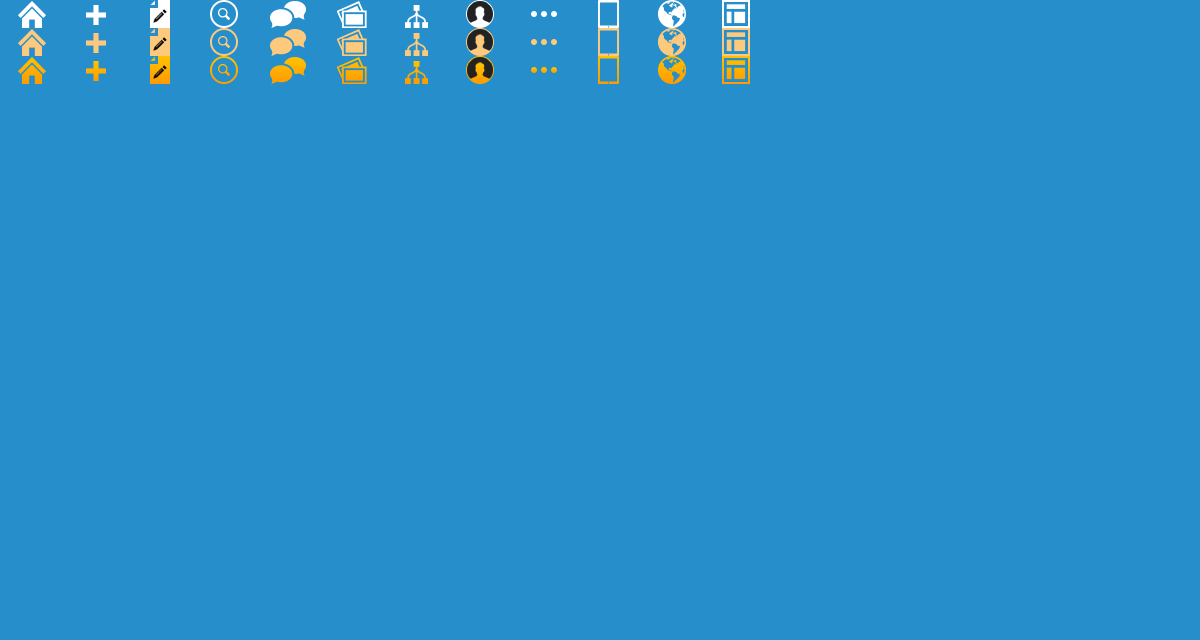
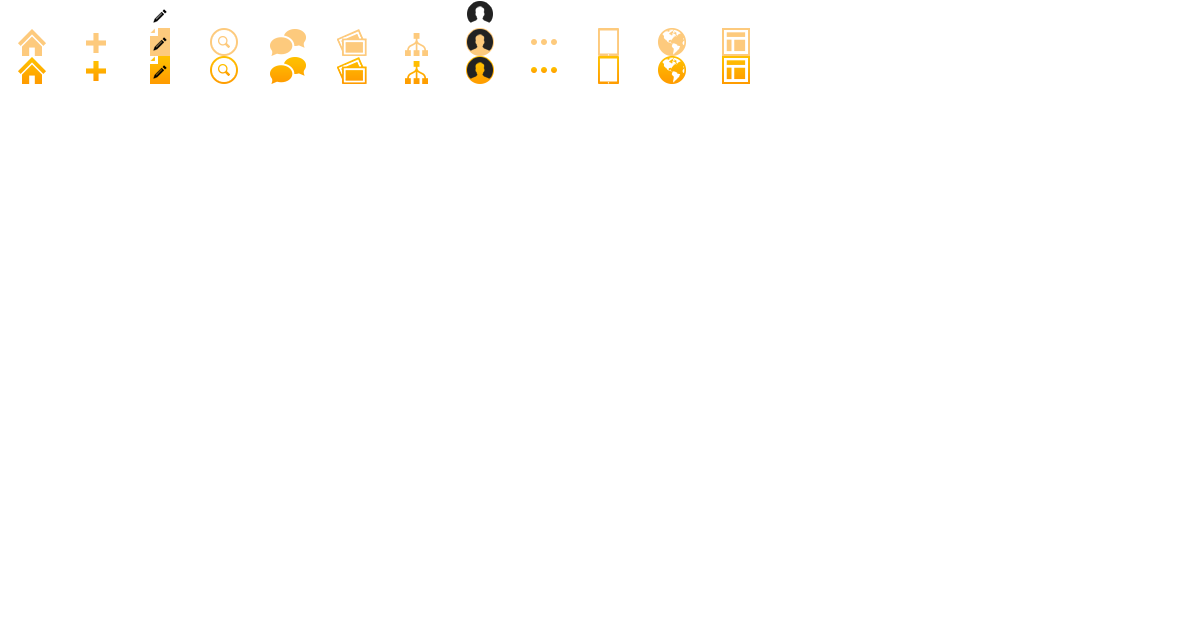
Layered file, before and after one edit (1200px x 640px). Changes by layer:
hid "Layer 1" over box(0, 0, 1200, 640)
